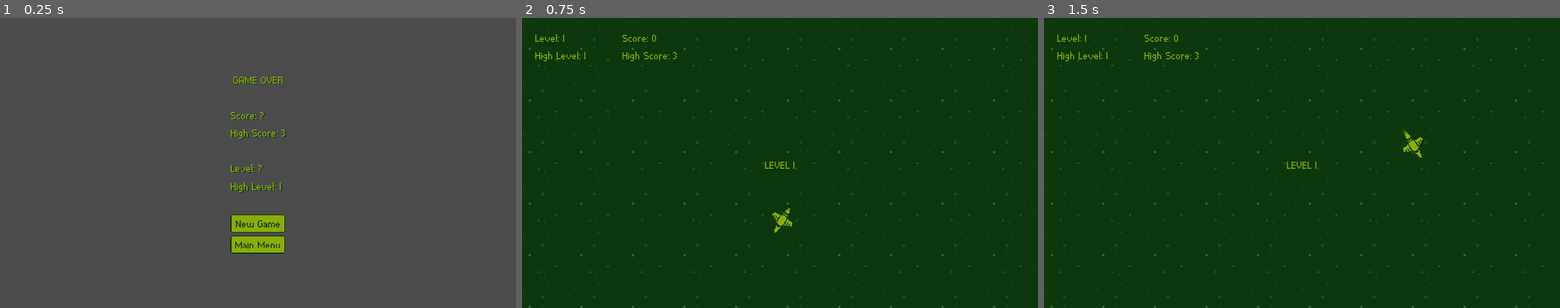
Above: before the commit, frames 1-3 (left to right).
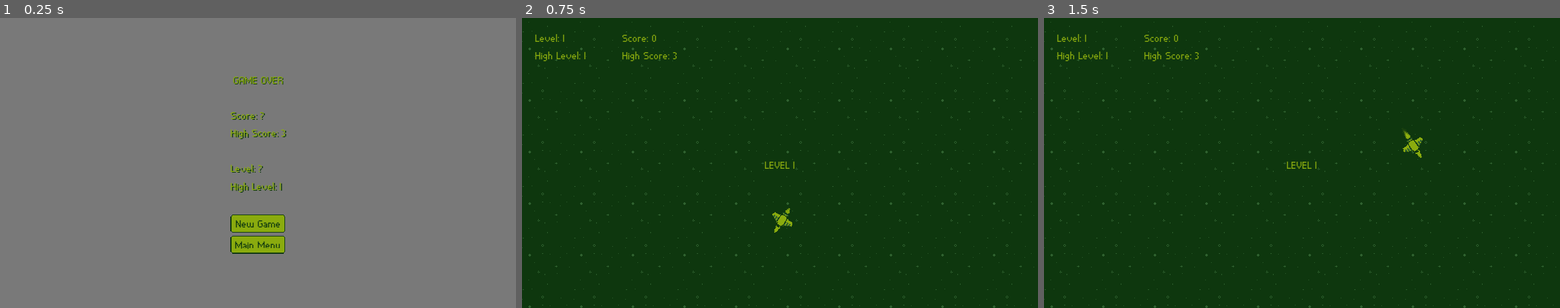
Above: after the commit, the same moments.

Repository: felipe-canever-fernandes/dodger
Game: Godot game, scene res://hud/GameOverScreen.tscn
Two runs of this game, one before a commit and one after it. Both use one fixed random seed, a clock stepped at 60 frames per second and the inputs below. This scene is started directly instead of the project's main scene.
Inputs (mouse positions are in pixels of both pictures, inside the frame that each line leads up to):
- Up to frame 1 (0.25 s): no input
- Up to frame 2 (0.75 s): click "New Game" at 0.5 s
- Up to frame 3 (1.5 s): tap Enter at 1.25 s; move the mouse to (1415, 148) at 1.27 s

The runs differ from the first frame. In frame 1, 98% of the frame differs, in the area x 0-100%, y 0-100%; in frame 2, nothing differs; in frame 3, nothing differs.

Commit message:
Add background overlay to game over screen

Diff:
--- a/hud/GameOverScreen.tscn
+++ b/hud/GameOverScreen.tscn
@@ -1,12 +1,18 @@
-[gd_scene load_steps=3 format=2]
+[gd_scene load_steps=4 format=2]
 
 [ext_resource path="res://theme.tres" type="Theme" id=1]
 [ext_resource path="res://scripts/GameOverScreen.gd" type="Script" id=2]
+[ext_resource path="res://menus/BackgroundOverlay.tscn" type="PackedScene" id=3]
 
 [node name="GameOverScreen" type="Control"]
 anchor_right = 1.0
 anchor_bottom = 1.0
 script = ExtResource( 2 )
+__meta__ = {
+"_edit_use_anchors_": false
+}
+
+[node name="Background" parent="." instance=ExtResource( 3 )]
 
 [node name="CenterContainer" type="CenterContainer" parent="."]
 anchor_right = 1.0
